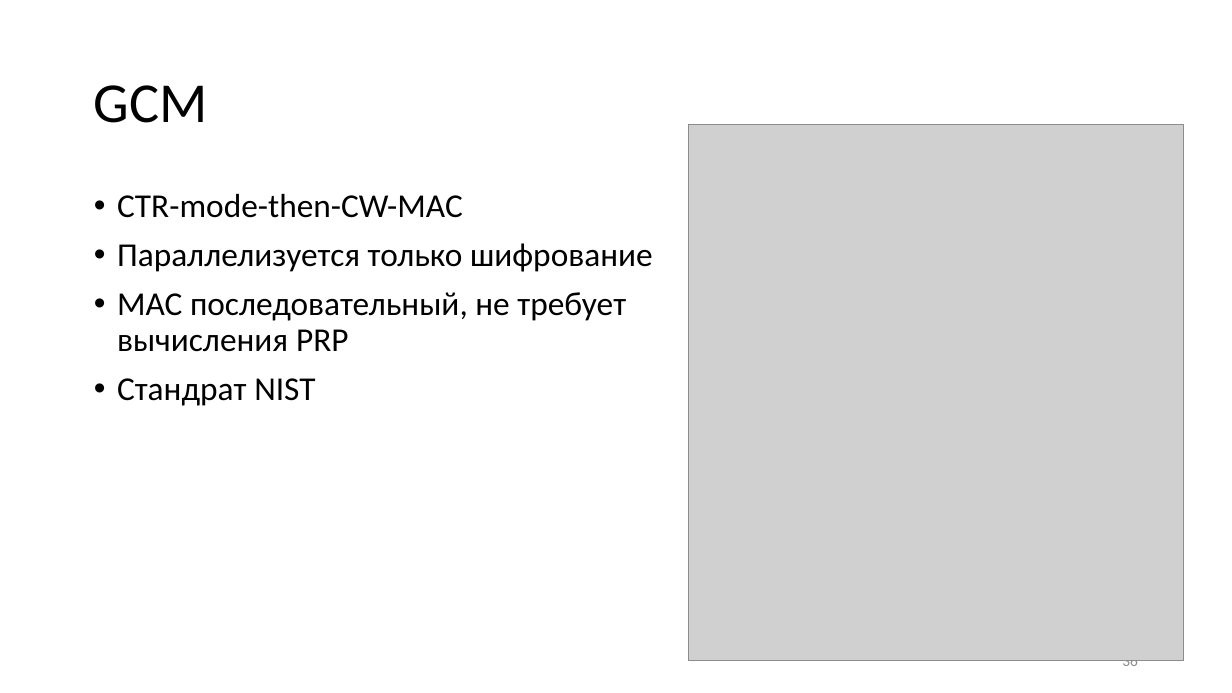
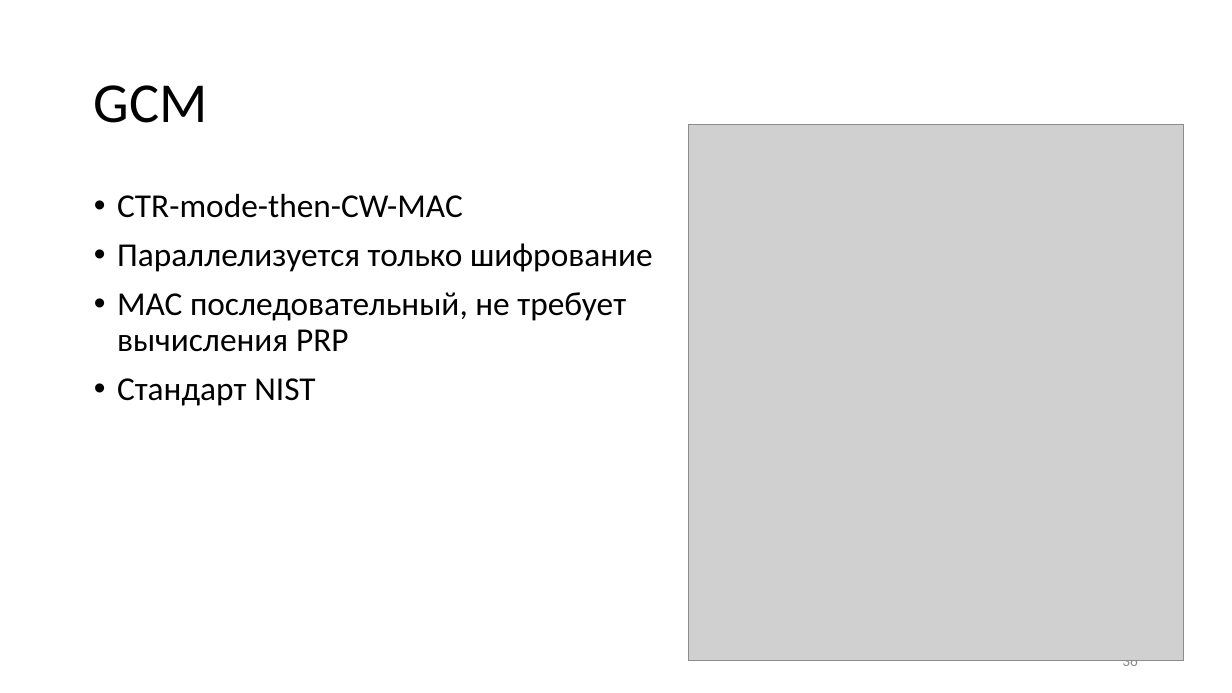
Before and after one commit to CryptoCourse/CryptoLectures, a slide deck: slide 36 of Lectures/Lecture12.pptx. Drawn at 1232x693 pixels with LibreOffice and Linux fonts; fonts in the diff are those of the drawing; grey boxes stand for pictures. Boxes give left, top, right and bottom in pixels: in the first picture for what was removed or moved away, otherwise in the second. Text is boxed around its words. In the diff, an @@ line names an element or a change of style, - is before the commit and + after.

```diff
--- a/Lectures/Lecture12.pptx
+++ b/Lectures/Lecture12.pptx
@@ text at <box>117,378,315,406</box>: text changed @@
-• Стандрат NIST
+• Стандарт NIST
```
Also in this commit, not shown: 2 other slides changed, 3 other files.
